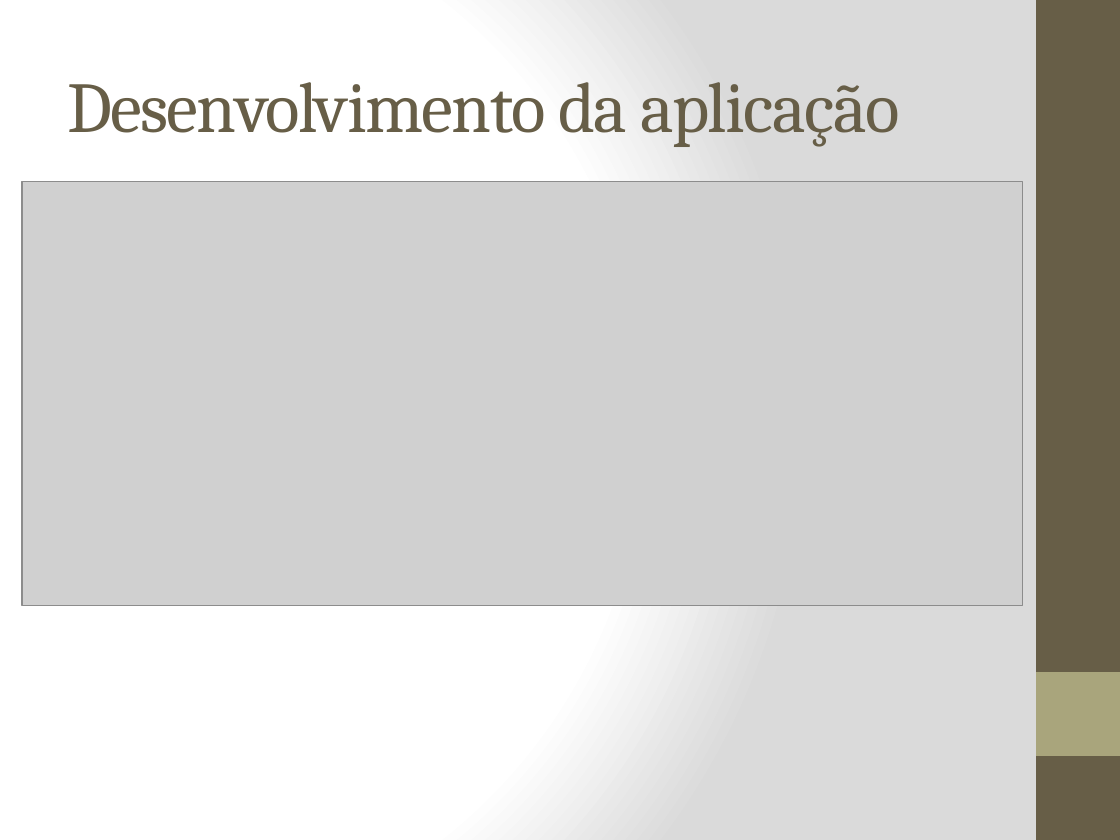
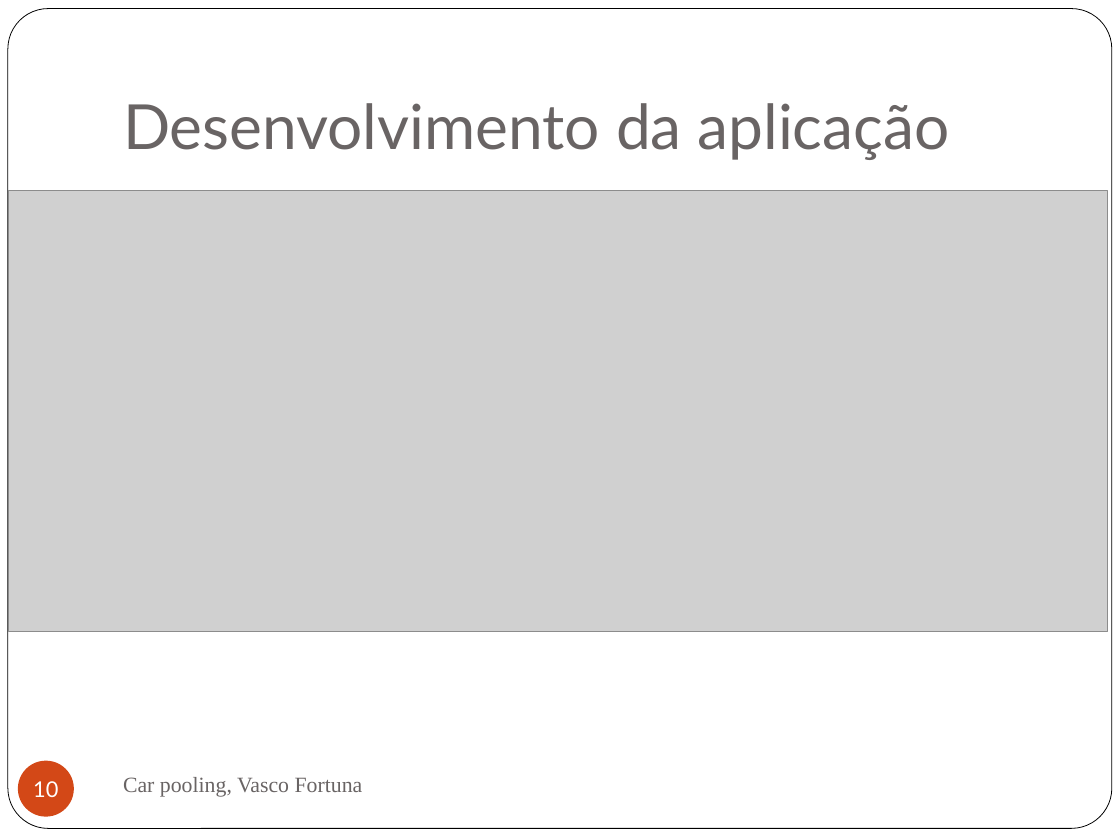
Before and after one commit to Vascomfortuna/Projeto-EI, a slide deck: slide 10 of Apresentação.pptx (slide 14 before the commit). Drawn at 1120x840 pixels with LibreOffice and Linux fonts; fonts in the diff are those of the drawing; grey boxes stand for pictures. Boxes give left, top, right and bottom in pixels: in the first picture for what was removed or moved away, otherwise in the second. Text is boxed around its words. In the diff, an @@ line names an element or a change of style, - is before the commit and + after.

```diff
--- a/Apresentação.pptx
+++ b/Apresentação.pptx
@@ background gradient #FFFFFF to #DADADA to #FFFFFF @@
@@ rounded rectangle added at bbox=[8, 9, 1112, 829], fill #FFFFFF, outline #000000 0.5 pt @@
@@ rectangle removed at bbox=[1036, 0, 1120, 840] @@
@@ title "Desenvolvimento da aplicação": place and size @@
-title "Desenvolvimento da aplicação" at bbox=[67, 82, 899, 147]
+title "Desenvolvimento da aplicação" at bbox=[123, 103, 950, 160]
@@ title "Desenvolvimento da aplicação" at bbox=[123, 103, 950, 160]: size 46 to 40 pt, font Cambria to Lato, text colour #675E47 to #696464, letter spacing -1 to 0 pt; vertical alignment middle to bottom @@
@@ picture: place and size @@
-picture at bbox=[22, 181, 1024, 605]
+picture at bbox=[9, 190, 1108, 632]
@@ rectangle removed at bbox=[1036, 672, 1120, 756] @@
@@ page number added at bbox=[18, 760, 74, 816], fill #D34817, 14 pt, text #FFFFFF @@
+10
@@ text added at bbox=[123, 777, 363, 797], 14 pt, text #696464 @@
+Car pooling, Vasco Fortuna
```
Also in this commit, not shown: 7 other slides changed, 4 slides added, 6 slides removed, 22 other files.
